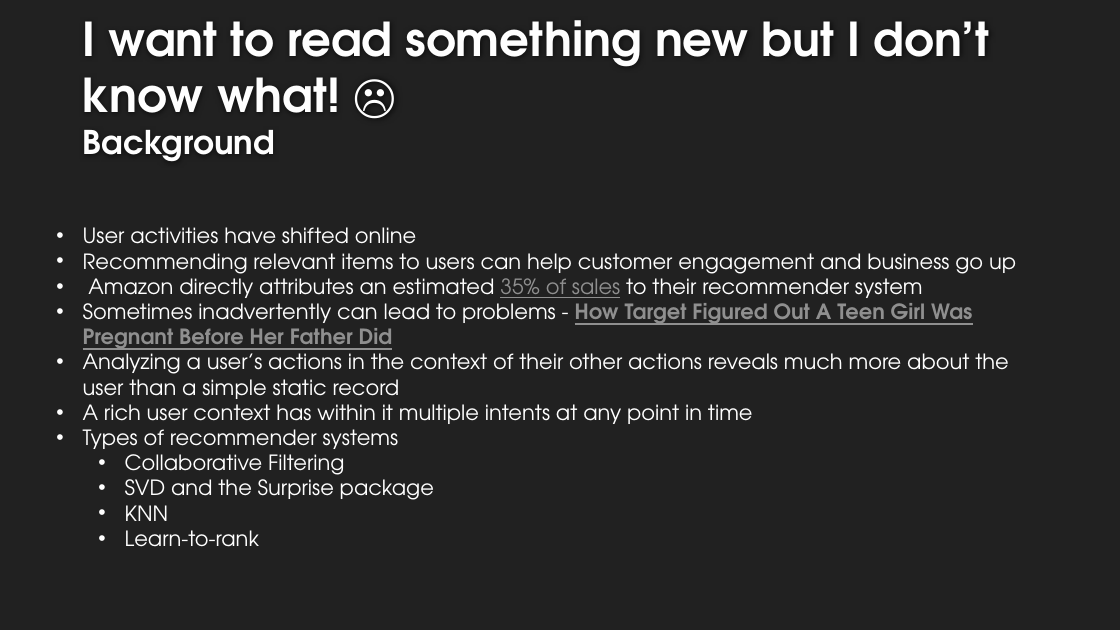
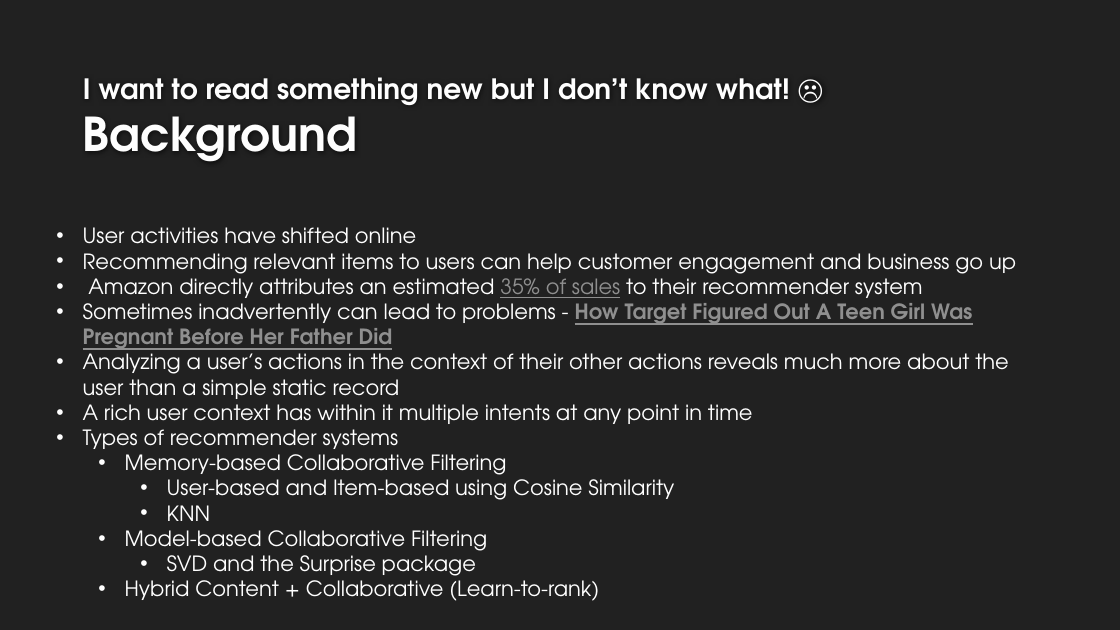
Before and after one commit to GoldbergData/Machine-Learning-Book-Ratings, a slide deck: slide 3 of Presentation.pptx. Drawn at 1120x630 pixels with LibreOffice and Linux fonts; fonts in the diff are those of the drawing; background and template pictures are left out. Boxes give left, top, right and bottom in pixels: in the first picture for what was removed or moved away, otherwise in the second. Text is boxed around its words. In the diff, an @@ line names an element or a change of style, - is before the commit and + after.

```diff
--- a/Presentation.pptx
+++ b/Presentation.pptx
@@ title "I want to read something ..." at <box>83,77,790,162</box>: size 40 to 24 pt in "I want to read something new but ..."; size 28 to 40 pt in "Background" @@
@@ text at <box>125,448,674,556</box>: text changed @@
-  • Collaborative Filtering
+  • Memory-based Collaborative Filtering
+    • User-based and Item-based using Cosine Similarity
+    • KNN
+  • Model-based Collaborative Filtering
@@ text at <box>167,555,476,581</box>: list level 2 to 3 in "SVD and the Surprise package" @@
@@ text at <box>125,574,599,601</box>: text changed @@
-  • KNN
-  • Learn-to-rank
+  • Hybrid Content + Collaborative (Learn-to-rank)
```
Also in this commit, not shown: 9 other slides changed, 2 slides added, 1 slide removed.
